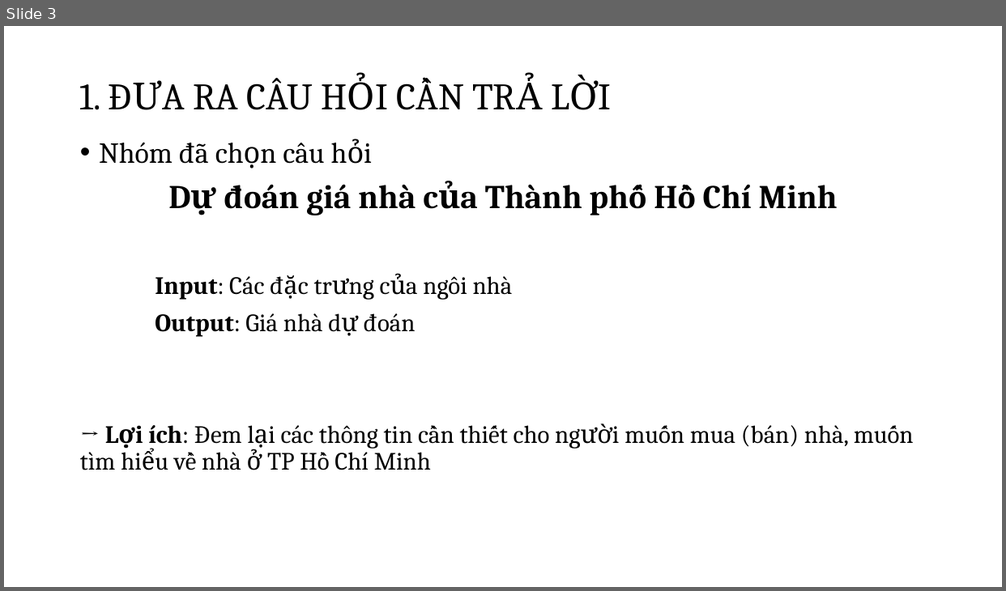
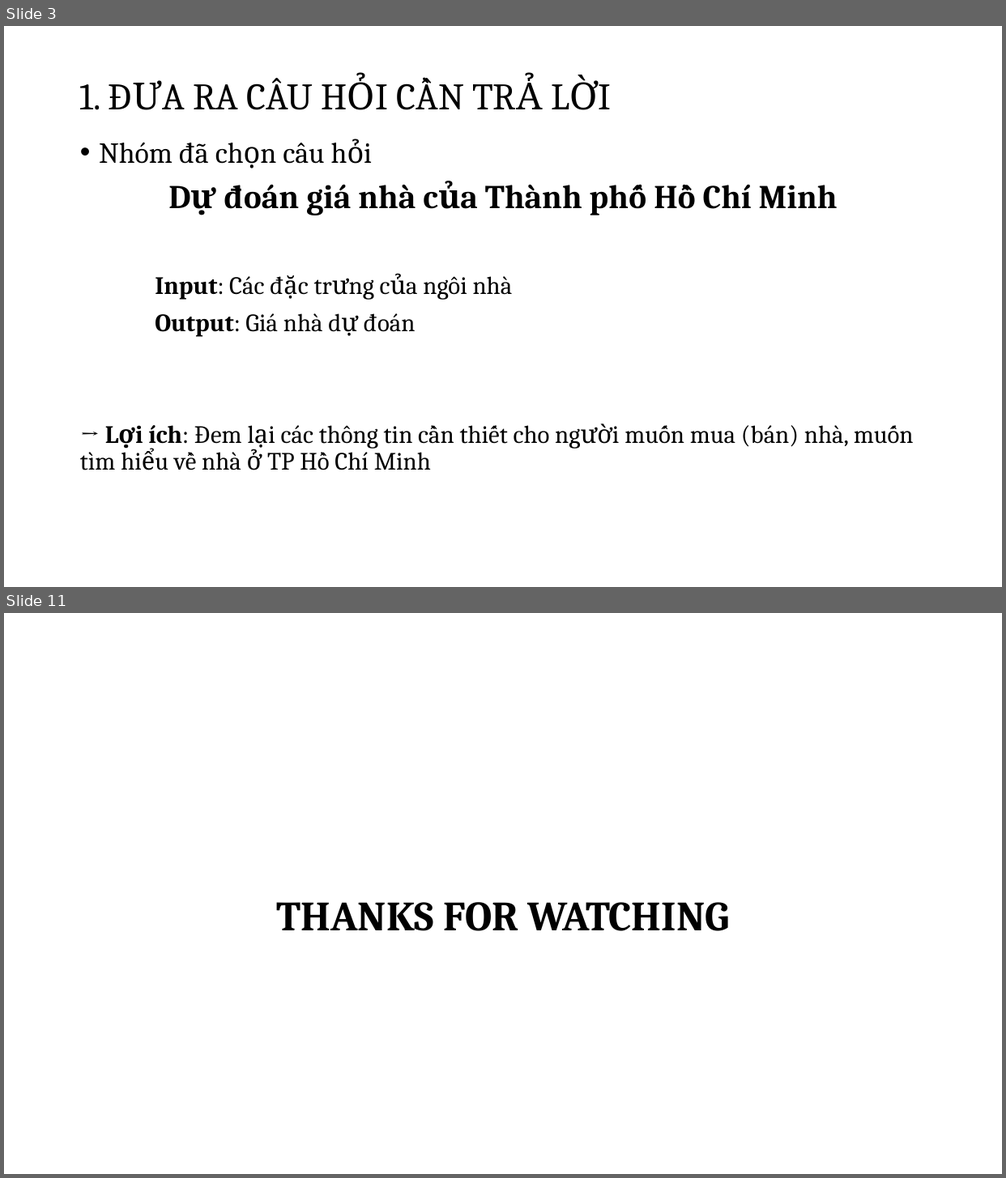
Before and after one commit to pdthuc/Project-House_Price_Prediction, a slide deck: Project_Slide.pptx. Shown one above the other, each under a label of ours: slide 3 before the commit, slides 3 and 11 after it; the slides between them are not shown. The pictures are 1006x591 and 1006x1178 pixels, drawn with LibreOffice and Linux fonts; fonts in the diff are those of the drawing. Boxes give left, top, right and bottom in pixels: in the first picture for what was removed or moved away, otherwise in the second. Text is boxed around its words. In the diff, an @@ line names an element or a change of style, - is before the commit and + after.

```diff
--- a/Project_Slide.pptx
+++ b/Project_Slide.pptx
@@ slide 11 added at <box>4,613,1002,1174</box>, background #FFFFFF @@
@@ text added at <box>276,902,730,931</box>, 40 pt, text #000000, bold @@
+THANKS FOR WATCHING
```
Also in this commit, not shown: 6 slides changed, 3 other slides added, 2 slides removed.
